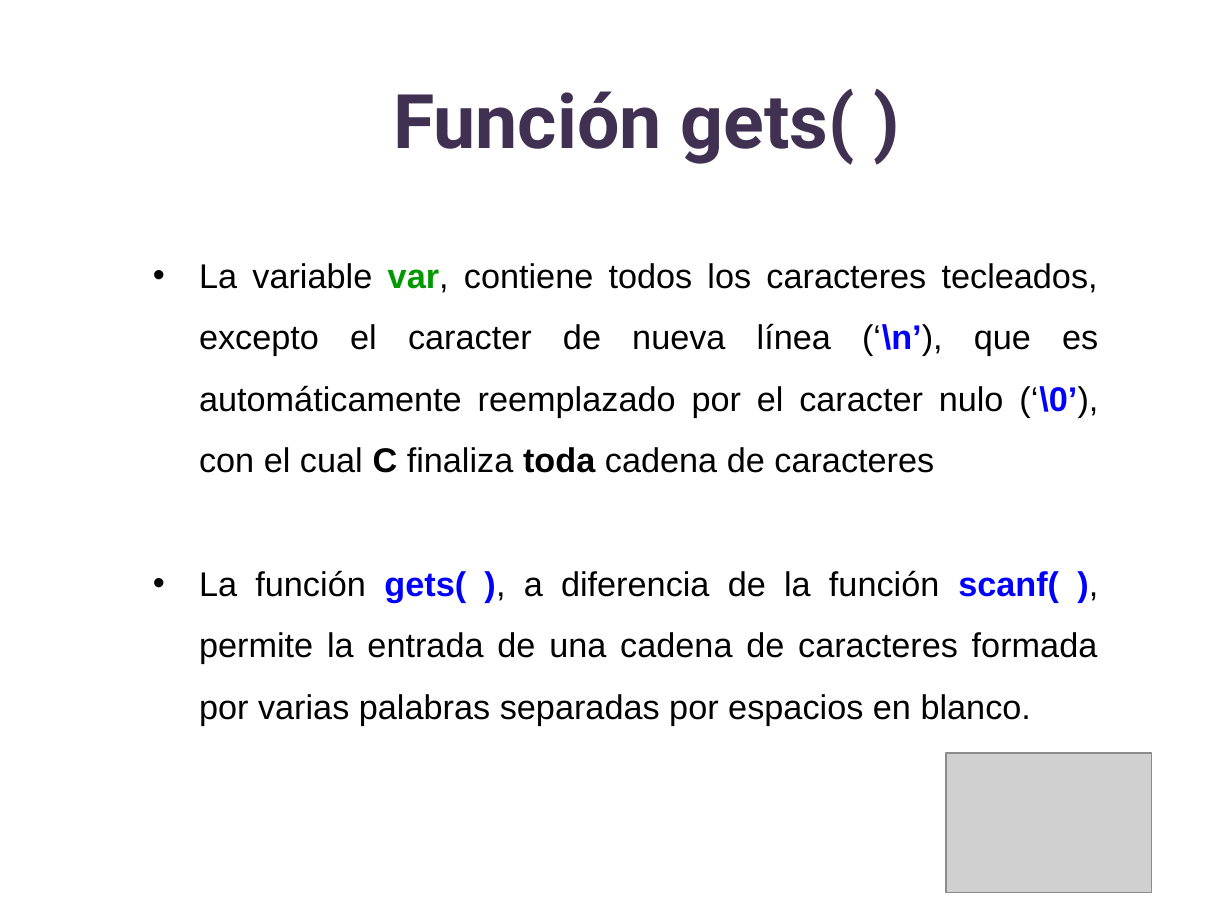
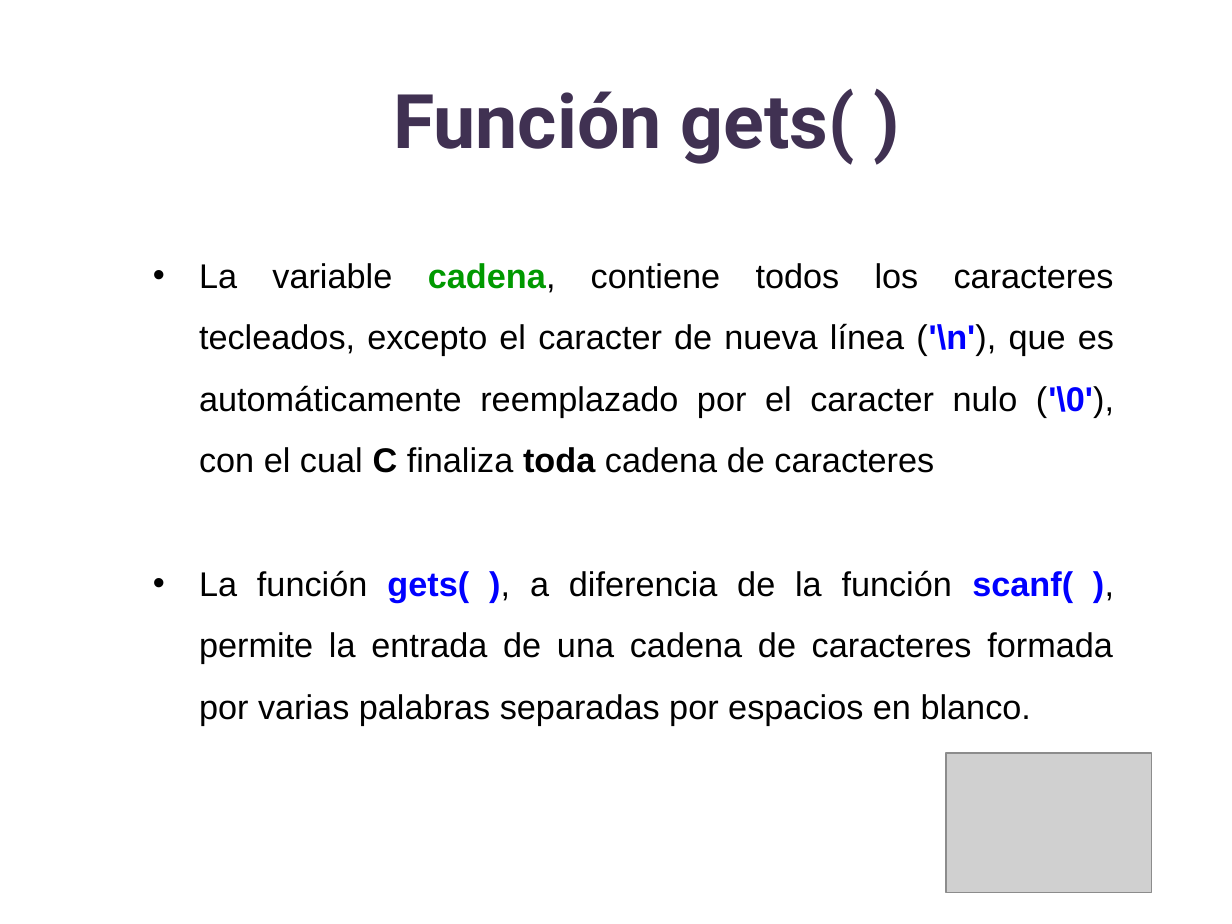
Before and after one commit to lizetheP/SolucionProblemas, a slide deck: slide 7 of CalendarioAgo20/Presentaciones/12_Cadenas.pptx. Drawn at 1232x924 pixels with LibreOffice and Linux fonts; fonts in the diff are those of the drawing; grey boxes stand for pictures. Boxes give left, top, right and bottom in pixels: in the first picture for what was removed or moved away, otherwise in the second. Text is boxed around its words. In the diff, an @@ line names an element or a change of style, - is before the commit and + after.

```diff
--- a/CalendarioAgo20/Presentaciones/12_Cadenas.pptx
+++ b/CalendarioAgo20/Presentaciones/12_Cadenas.pptx
@@ text at bbox=[199, 263, 1114, 473]: text changed @@
-• La variable var, contiene todos los caracteres tecleados, excepto el caracter de nueva línea (‘\n’), que es automáticamente reemplazado por el caracter nulo (‘\0’), con el cual C finaliza toda cadena de caracteres
+• La variable cadena, contiene todos los caracteres tecleados, excepto el caracter de nueva línea ('\n'), que es automáticamente reemplazado por el caracter nulo ('\0'), con el cual C finaliza toda cadena de caracteres
```
Also in this commit, not shown: 10 other slides changed, 3 other files.
